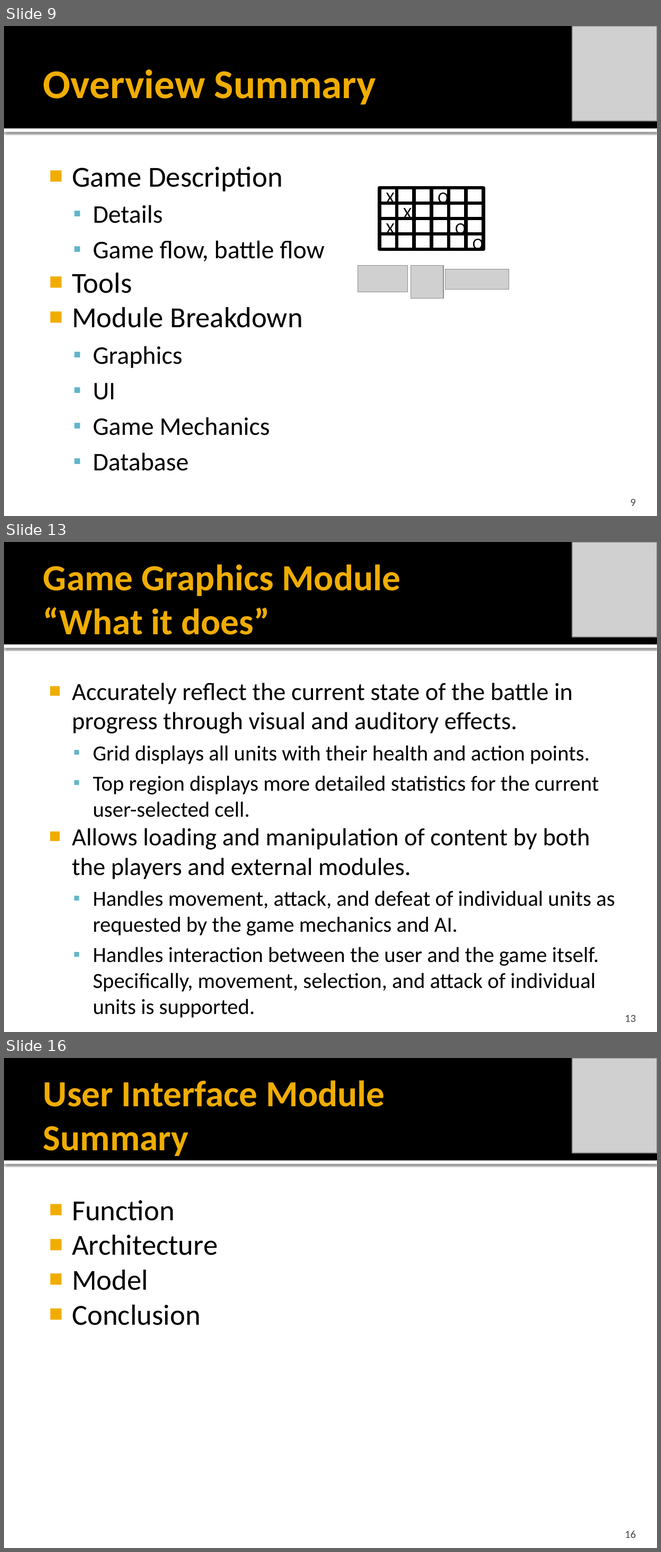
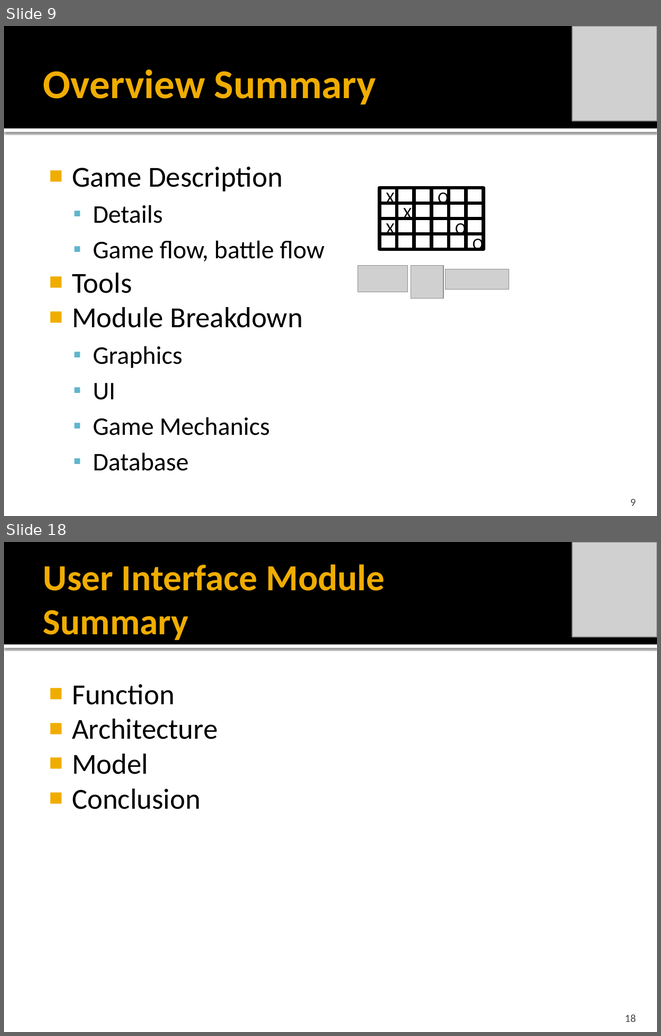
Before and after one commit to idxExtropy/duel-reality, a slide deck: Docs/DUEL REALITY .pptx. Shown one above the other, each under a label of ours: slides 9, 13 and 16 before the commit, slides 9 and 18 after it; the slides between them are not shown. The pictures are 661x1552 and 661x1036 pixels, drawn with LibreOffice and Linux fonts; fonts in the diff are those of the drawing; grey boxes stand for pictures. Boxes give left, top, right and bottom in pixels: in the first picture for what was removed or moved away, otherwise in the second. Text is boxed around its words. In the diff, an @@ line names an element or a change of style, - is before the commit and + after.

```diff
--- a/Docs/DUEL REALITY .pptx
+++ b/Docs/DUEL REALITY .pptx
@@ slide 13 removed at [4, 542, 657, 1032], background #FFFFFF; not listed: 2 template elements that a slide beside it also shows @@
@@ picture removed at [572, 542, 657, 637] @@
@@ title removed at [43, 564, 400, 635] @@
-Game Graphics Module
-“What it does”
@@ text removed at [72, 682, 615, 991] @@
-■ Accurately reflect the current state of the battle in progress through visual and auditory effects.
-  ▪ Grid displays all units with their health and action points.
-  ▪ Top region displays more detailed statistics for the current user-selected cell.
-■ Allows loading and manipulation of content by both the players and external modules.
-  ▪ Handles movement, attack, and defeat of individual units as requested by the game mechanics and AI.
-  ▪ Handles interaction between the user and the game itself. Specifically, movement, selection, and attack of individual units is supported.
@@ page number removed at [625, 1014, 636, 1022] @@
-13
@@ what was slide 16 is now slide 18 @@
@@ page number at [625, 1014, 636, 1022]: text changed @@
-16
+18
```
Also in this commit, not shown: 5 slides changed, 3 slides added.
